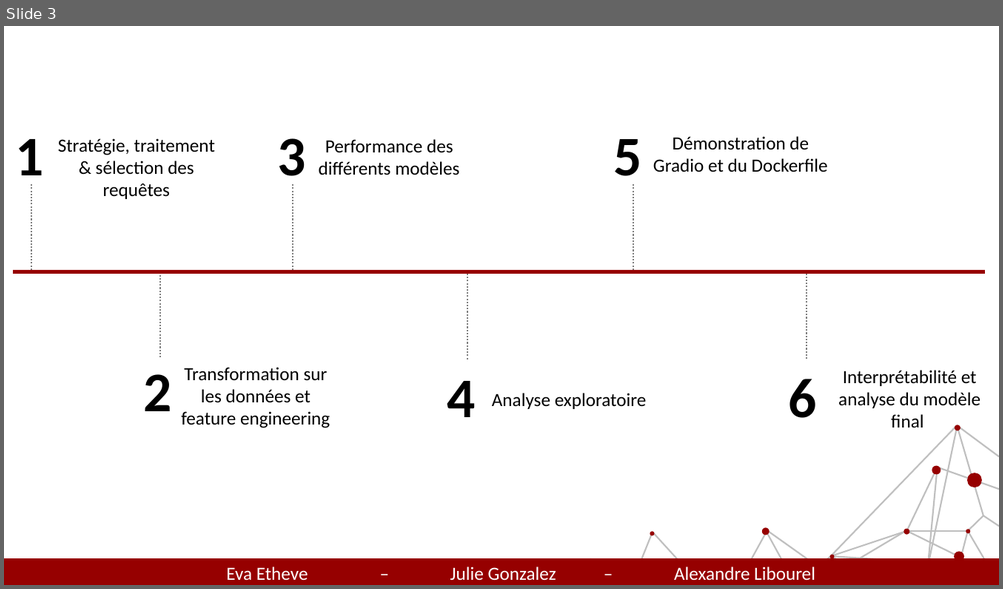
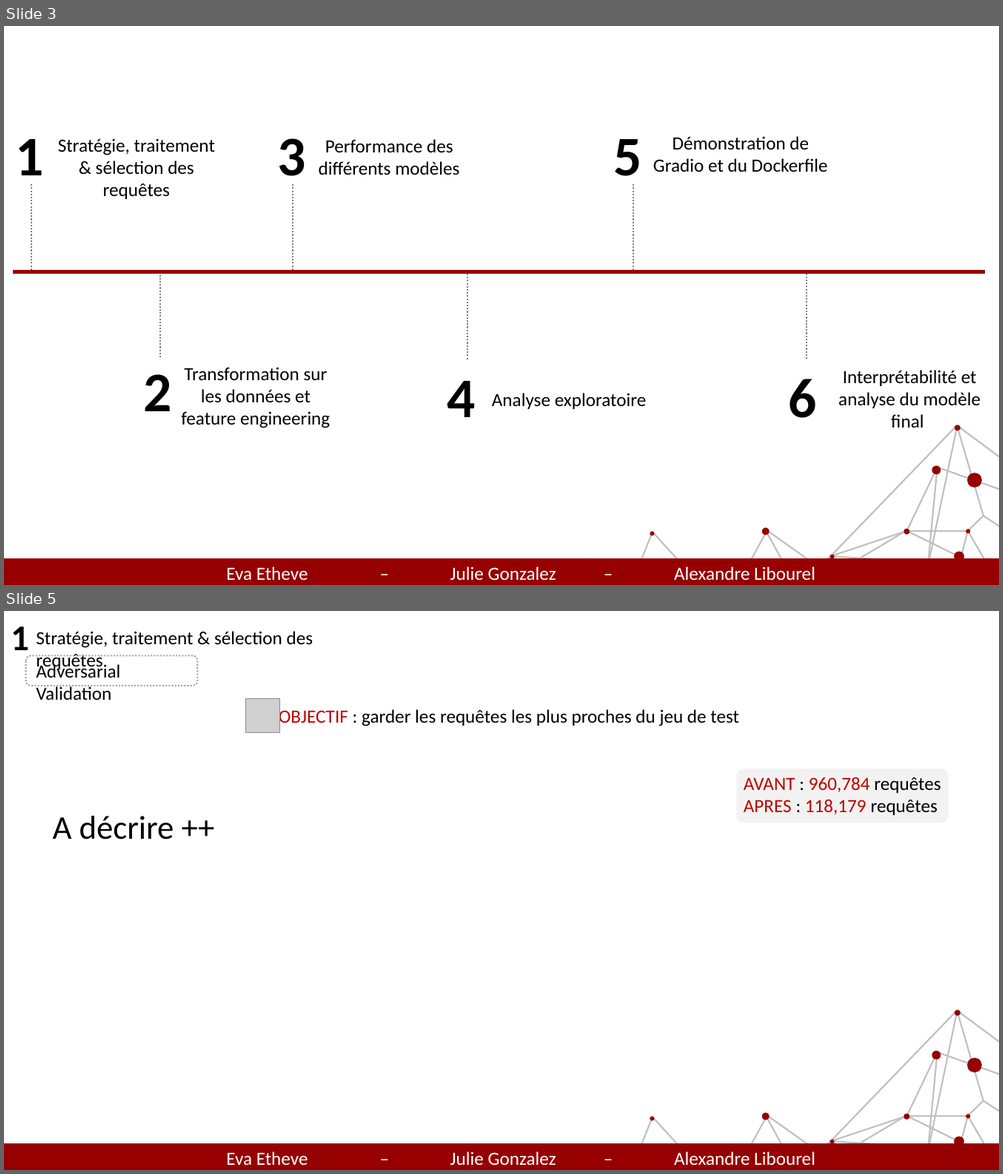
Before and after one commit to julie743/defi_IA, a slide deck: slides.pptx. Shown one above the other, each under a label of ours: slide 3 before the commit, slides 3 and 5 after it; the slides between them are not shown. The pictures are 1003x589 and 1003x1174 pixels, drawn with LibreOffice and Linux fonts; fonts in the diff are those of the drawing; grey boxes stand for pictures. Boxes give left, top, right and bottom in pixels: in the first picture for what was removed or moved away, otherwise in the second. Text is boxed around its words. In the diff, an @@ line names an element or a change of style, - is before the commit and + after.

```diff
--- a/slides.pptx
+++ b/slides.pptx
@@ slide 5 added at box(4, 611, 999, 1170), background #FFFFFF @@
@@ text added at box(11, 627, 30, 658), 35 pt, text #000000, bold @@
+1
@@ text added at box(36, 631, 313, 672), 18 pt, text #000000 @@
+Stratégie, traitement & sélection des requêtes
@@ rounded rectangle added at box(25, 655, 197, 686), outline #A6A6A6 1.5 pt dashed @@
@@ text added at box(36, 662, 120, 701), 18 pt, text #000000 @@
+Adversarial Validation
@@ picture added at box(246, 699, 279, 732) @@
@@ text added at box(279, 707, 739, 727), 18 pt, text #000000 @@
+OBJECTIF : garder les requêtes les plus proches du jeu de test
@@ rounded rectangle added at box(737, 769, 948, 823), fill #F2F2F2 @@
@@ text added at box(743, 777, 940, 815), 18 pt, text #C00000 @@
+AVANT : 960,784 requêtes
+APRES : 118,179 requêtes
@@ text added at box(53, 816, 174, 840), 32 pt, text #000000 @@
+A décrire ++
@@ group added at box(560, 1010, 999, 1170): 30 lines, 9 ellipses @@
@@ rectangle added at box(4, 1144, 999, 1170), fill #960000 @@
@@ text added at box(226, 1152, 815, 1166), 18 pt, text #FFFFFF @@
+Eva Etheve – Julie Gonzalez – Alexandre Libourel
```
Also in this commit, not shown: 6 slides changed, 5 other slides added, 1 other file.
